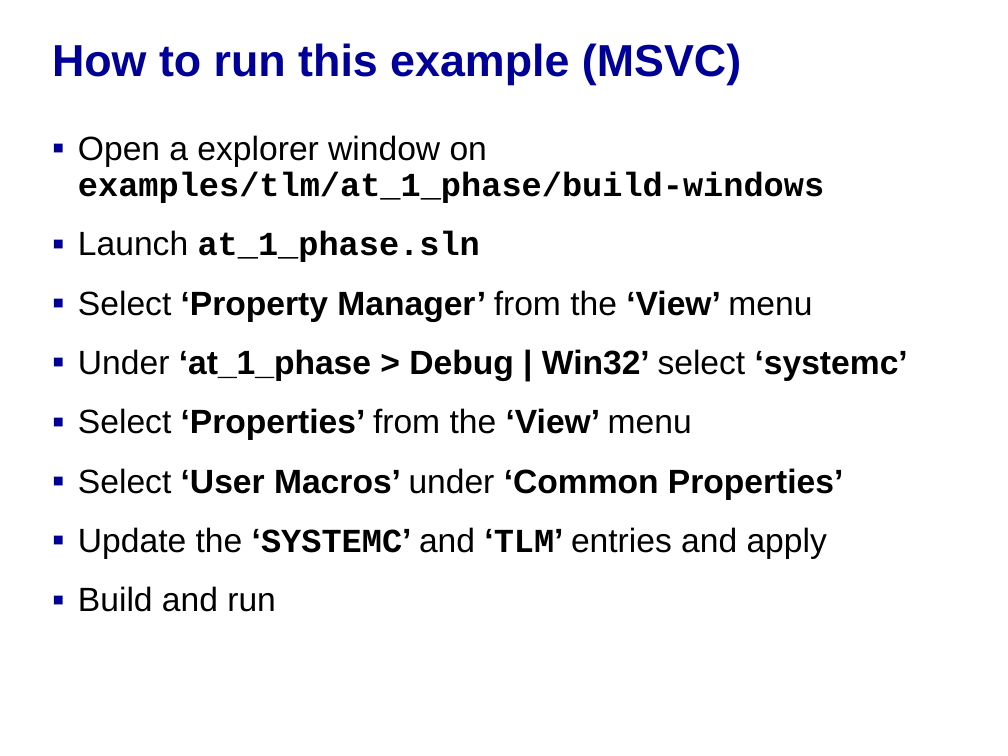
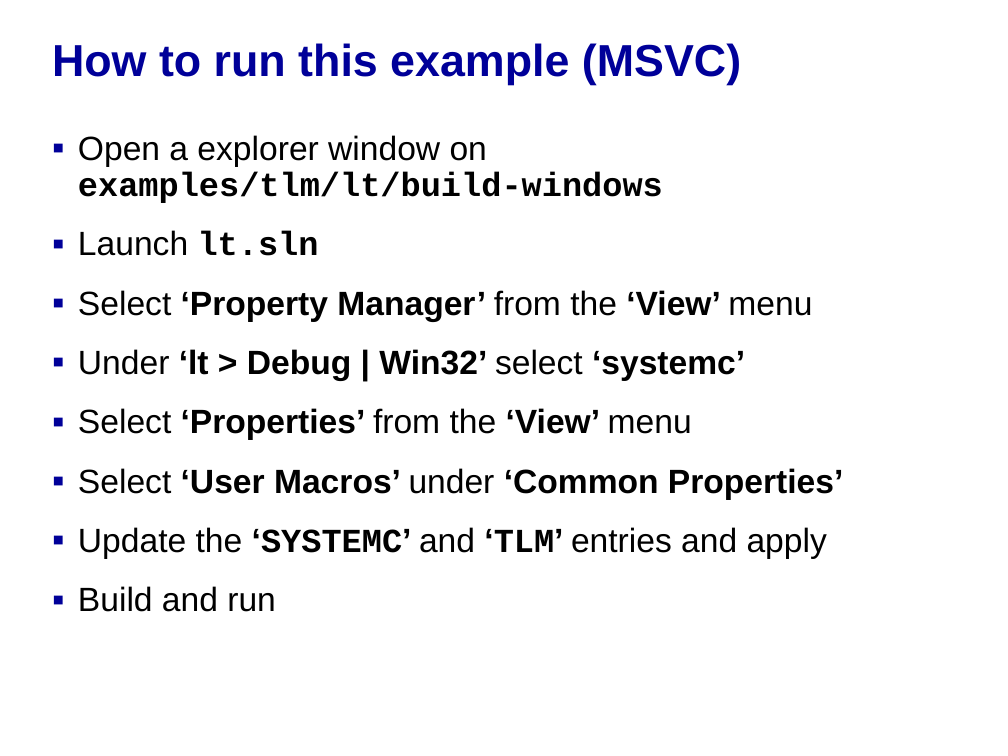
Before and after one commit to accellera-official/systemc, a slide deck: slide 5 of examples/tlm/lt/docs/lt_example.ppt. Drawn at 1008x756 pixels with LibreOffice and Linux fonts; fonts in the diff are those of the drawing; background and template pictures are left out. Boxes give left, top, right and bottom in pixels: in the first picture for what was removed or moved away, otherwise in the second. Text is boxed around its words. In the diff, an @@ line names an element or a change of style, - is before the commit and + after.

```diff
--- a/examples/tlm/lt/docs/lt_example.ppt
+++ b/examples/tlm/lt/docs/lt_example.ppt
@@ text at (78,135,663,256): text changed @@
-▪ Open a explorer window on
-  examples/tlm/at_1_phase/build-windows
-▪ Launch at_1_phase.sln
+▪ Open a explorer window on
+  examples/tlm/lt/build-windows
+▪ Launch lt.sln
@@ text at (78,349,745,381): text changed @@
-▪ Under ‘at_1_phase > Debug | Win32’ select ‘systemc’
+▪ Under ‘lt > Debug | Win32’ select ‘systemc’
```
Also in this commit, not shown: 7 other slides changed, 3 slides added, 2 slides removed, 3 other files.
